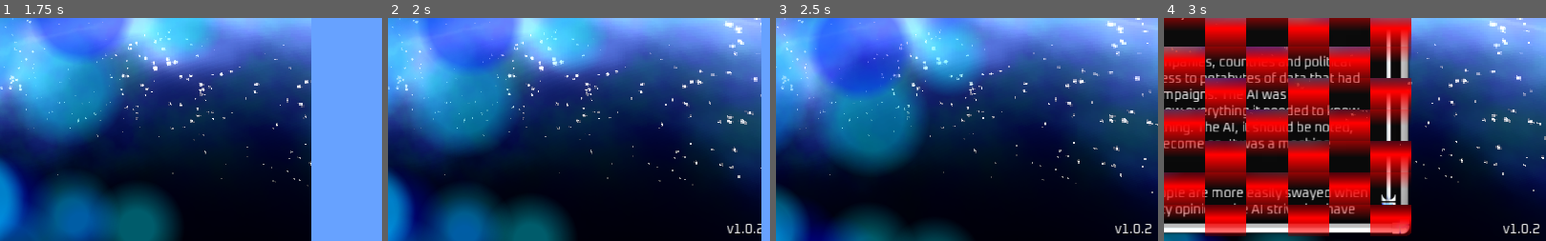
Above: before the commit, frames 1-4 (left to right).
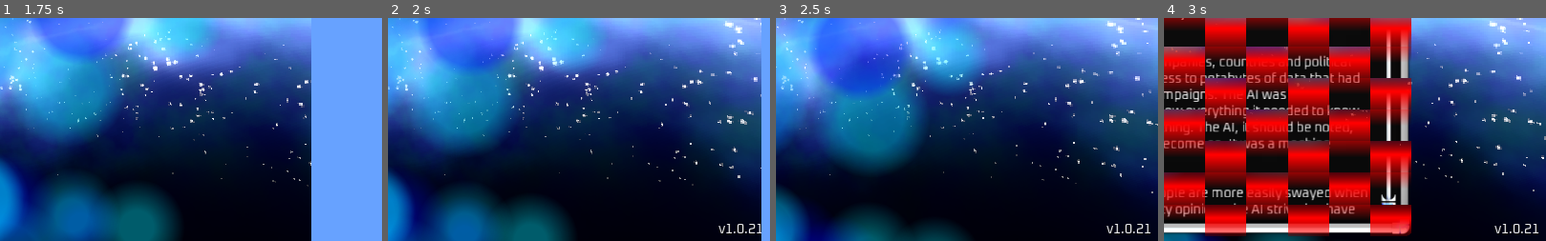
Above: after the commit, the same moments.

Repository: ATryder/CarpeDiem
Game: Godot game, scene res://scenes/UI/menus/MainMenu.tscn
Same seed, same stepped clock (60 frames per second), same inputs: the game is played once before the commit and once after it. The engine's default icon, where the game draws it, is replaced by a stand-in: a white triangle on a blue panel in a dark square. Sound files missing from this copy of the repository are replaced by a short silence.
Inputs:
- Up to frame 1 (1.75 s): click "New" at 0.5 s; click "New" at 1.25 s
- Up to frame 2 (2 s): no input
- Up to frame 3 (2.5 s): click "Prologue" at 2 s
- Up to frame 4 (3 s): click "Prologue" at 2.75 s
The pictures show only the part of the screen within x 50-100%, y 50-100%; the shares and areas given below are measured in that part.

Frame 1 is identical in both runs. In frame 2, 0.3% of the frame differs, in the area x 86-98%, y 92-97%; in frame 3, 0.3%, in the area x 86-99%, y 92-97%; in frame 4, 0.3%.

Commit message:
Addressing additional precision issues when generating opposing unit range indicators.

Diff:
--- a/scripts/Globals.gd
+++ b/scripts/Globals.gd
@@ -1,7 +1,7 @@
 extends Node
 
 const VERSION_INT := 3
-const VERSION := "1.0.2"
+const VERSION := "1.0.21"
 
 const BASE_TILE_SIZE = 16.0
 const TILE_WIDTH = 16.0
--- a/scripts/game/units/Unit.gd
+++ b/scripts/game/units/Unit.gd
@@ -405,7 +405,7 @@
 		var surrounding = tiles[count].get_surrounding()
 		for t in surrounding:
 			var totalCost = costs[count] + t.movementCost
-			if totalCost <= moveRange and !t.is_occupied():
+			if totalCost - moveRange <= 0.00000000001 && (!t.is_occupied() || !t.is_visible(player.game.thisPlayer)):
 				var idx = tiles.find_last(t)
 				if idx >= 0:
 					if totalCost < costs[idx]:
@@ -427,19 +427,21 @@
 					acosts.push_back(0.0)
 			elif !mTiles.has(t):
 				totalCost = acosts[count] + 1.0
-				if totalCost <= attackRange:
+				if totalCost - attackRange <= 0.00000000001:
 					var idx = tiles.find_last(t)
 					if idx >= 0:
 						if totalCost < acosts[idx]:
 							acosts.remove(idx)
 							acosts.push_back(totalCost)
-							var cost = costs[idx]
-							costs.remove(idx)
-							costs.push_back(cost)
+							if !t.is_occupied() && costs[count] + t.movementCost < costs[idx]:
+								costs.remove(idx)
+								costs.push_back(costs[count] + t.movementCost)
+							else:
+								costs.remove(idx)
+								costs.push_back(10000000.0)
 							tiles.remove(idx)
 							tiles.push_back(t)
-							if aTiles.has(t):
-								aTiles.erase(t)
+							aTiles.erase(t)
 							aTiles.push_back(t)
 					else:
 						tiles.push_back(t)
@@ -447,7 +449,7 @@
 						if !t.is_occupied():
 							costs.push_back(costs[count] + t.movementCost)
 						else:
-							costs.push_back(10000000)
+							costs.push_back(10000000.0)
 						acosts.push_back(totalCost)
 		count += 1
 	tiles.pop_front()
Not shown, changed: export_presets.cfg
